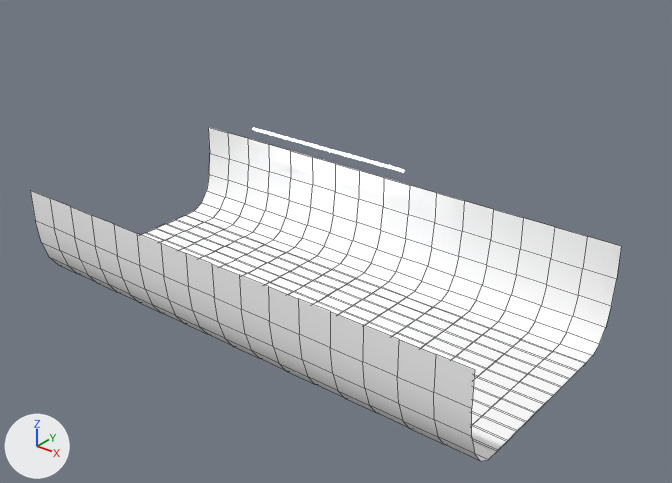
A saved change to the Blender file neuralparticles/blender/SPHOpaqueRender.blend.
One viewpoint serves both versions: a camera (50 mm lens) standing at (4.64, -5.23, 3.68) and looking at (0.71, -0.32, 0.64). Lighting does not change. The marker at lower left points along +X, +Y and +Z. Mesh edges are drawn as thin lines on the coarser meshes.
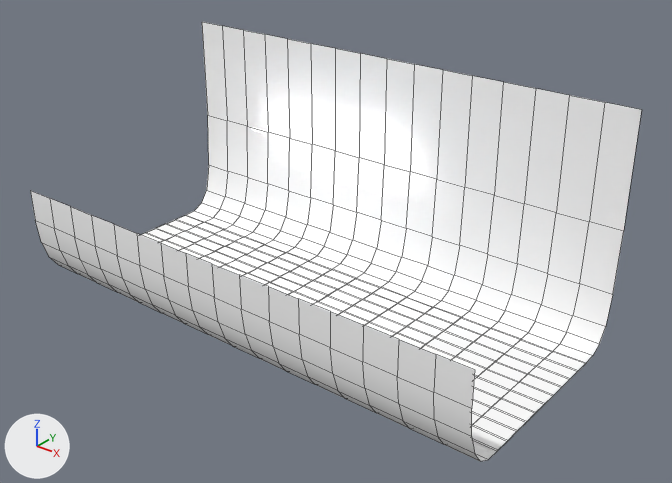
The change, as JSON lines over the scene's bpy script:
```json
{"block": "me_plane_001", "where": "me_plane_001.from_pydata(...)  # 289 vertices, 256 faces; spans x -1.0..1.0, y -1.0..0.63, z 0.0..0.79"}
{"block": "me_plane_001", "where": "# used by ob_plane_001; location = (0.463, 0.0, 0.0); scale = (2.06, 1.0, 1.0)"}
{"block": "me_plane_001", "change": "me_plane_001 part 1: all 51 vertices in x -1.0..1.0, y 0.6..0.63, z 0.32..0.79 are multiplied about their middle by the matrix ((1.0, 0.0, 0.0), (0.0, 1.0, 0.0), (0.0, -8.397, 3.383)), then moved by (0.0, 0.0, 0.55)"}
```

Boxes [x1, y1, x2, y2] around the edits, measured in the pictures (672 x 483 px; the box of a moved part takes in the faces that stretch with it):
```json
{"object": "Plane.001", "change": "reshaped", "before": [141, 127, 621, 452], "after": [141, 22, 642, 452], "on screen": "32% taller"}
{"part": 1, "of": "me_plane_001", "change": "moved or reshaped", "before": [207, 127, 621, 328], "after": [202, 22, 642, 327]}
```
